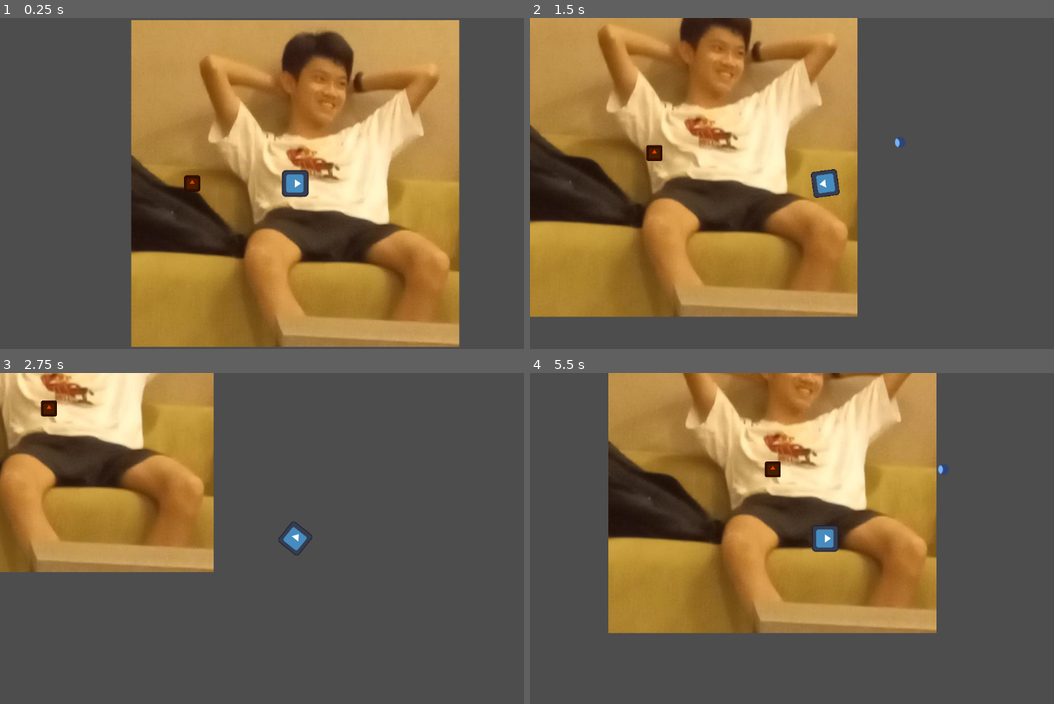
Above: before the commit, frames 1-4 (two rows, left to right).
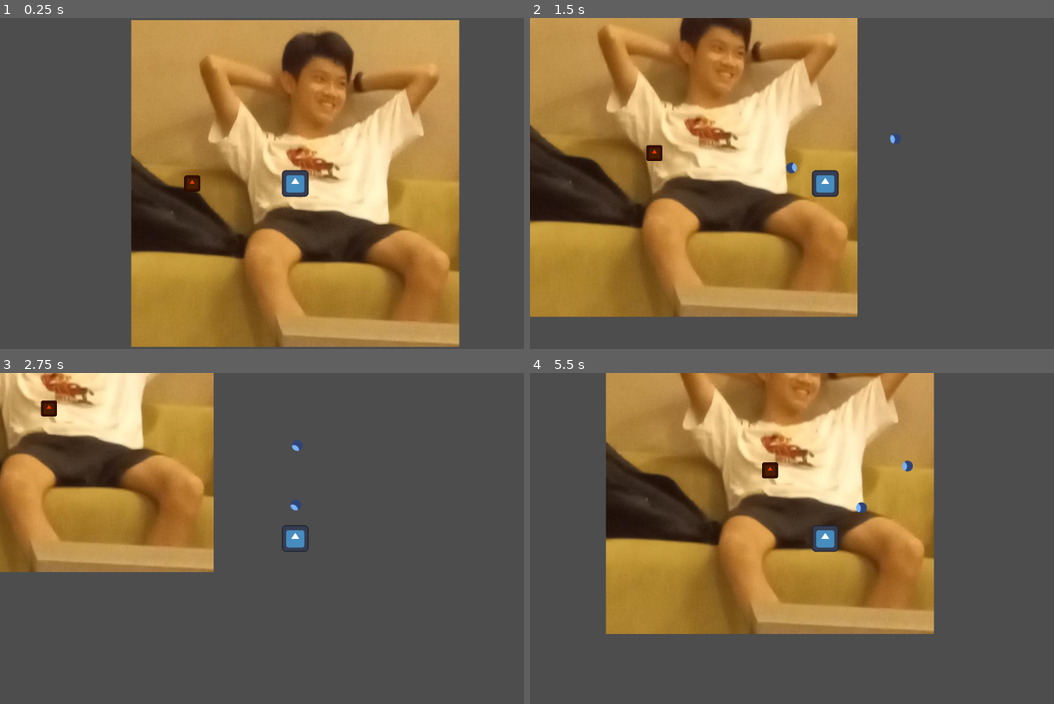
Above: after the commit, the same moments.

Repository: Darr3n2GG/guns
Game: Godot game, scene res://Worlds/movement_test.tscn
The game is run twice, just before and just after one commit, with the same random seed, the same clock (stepped at 60 frames per second) and the same inputs. The project has no main scene, so this scene is started directly. The engine's default icon, where the game draws it, is replaced by a stand-in: a white triangle on a blue panel in a dark square.
Inputs (mouse positions are in pixels of both pictures, inside the frame that each line leads up to):
- Up to frame 1 (0.25 s): no input
- Up to frame 2 (1.5 s): move the mouse to (954, 166) at 0.52 s; press the mouse at (954, 166) at 0.53 s; hold D (move_right) 0.53-1.28 s; move the mouse to (708, 200) at 1.27 s; release the mouse at (708, 200) at 1.28 s; hold S (move_down) from 1.28 s (still down); click (708, 200) at 1.35 s
- Up to frame 3 (2.75 s): move the mouse to (356, 465) at 2.02 s; release S (move_down) at 2.03 s; press the mouse at (356, 465) at 2.03 s; hold D (move_right) from 2.03 s (still down)
- Up to frame 4 (5.5 s): move the mouse to (797, 604) at 2.77 s; release D (move_right) at 2.78 s; release the mouse at (797, 604) at 2.78 s; hold W (move_up) 2.78-3.53 s; click (797, 604) at 2.85 s; move the mouse to (1001, 588) at 3.52 s; press the mouse at (1001, 588) at 3.53 s; hold A (move_left) 3.53-5.03 s; move the mouse to (650, 488) at 4.27 s; release the mouse at (650, 488) at 4.28 s; click (650, 488) at 4.35 s; move the mouse to (854, 538) at 5.02 s; press the mouse at (854, 538) at 5.03 s; hold S (move_down) from 5.03 s (still down)

The runs differ from the first frame. In frame 1, less than 0.1% of the frame differs, in the area x 54-59%, y 47-53%; in frame 2, 0.3%; in frame 3, 0.3%; in frame 4, 4.4%, in the area x 14-80%, y 0-79%.
Error in both runs: Invalid access to property or key 'global_position' on a base object of type 'null instance'. (res://Resources/Global.gd:6)

Commit message:
fixed enemy kb

Diff:
--- a/Characters/Enemy/Enemy.gd
+++ b/Characters/Enemy/Enemy.gd
@@ -6,10 +6,9 @@
 var knockback : Vector2
 
 func _physics_process(delta: float) -> void:
+	direction = global_position.direction_to(Global.player_pos)
 
-	velocity = global_position.direction_to(Global.player_pos) * speed
-
-	direction = velocity.round().sign()
+	velocity = direction * speed
 
 	knockback = knockback.move_toward(Vector2.ZERO, knockback_resistance)
 	velocity += knockback * 10 * delta
--- a/Characters/Player/Gun.gd
+++ b/Characters/Player/Gun.gd
@@ -2,7 +2,8 @@
 
 var projectile : PackedScene = preload("res://Characters/Player/Water Droplet/water_droplet.tscn")
 
-func _input(_event: InputEvent) -> void:
+func _physics_process(_delta: float) -> void:
+	look_at(get_global_mouse_position())
 	if $ShootCooldownTimer.is_stopped() and Input.is_action_pressed("shoot"):
 		shoot()
 
@@ -11,4 +12,5 @@
 	owner.add_child(new_projectile)
 	new_projectile.set_as_top_level(true)
 	new_projectile.transform = global_transform
+	new_projectile.direction = global_position.direction_to(get_global_mouse_position())
 	$ShootCooldownTimer.start()
--- a/Characters/Player/Player.gd
+++ b/Characters/Player/Player.gd
@@ -27,7 +27,6 @@
 	knockback = knockback.move_toward(Vector2.ZERO, knockback_resistance)
 	velocity += knockback * 10 * delta
 
-	look_at(get_global_mouse_position())
 
 	move_and_slide()
 
--- a/Characters/Player/Water Droplet/WaterDroplet.gd
+++ b/Characters/Player/Water Droplet/WaterDroplet.gd
@@ -1,11 +1,13 @@
 extends Sprite2D
 
 var speed = 550.0
+var direction : Vector2
 
 
 func _physics_process(delta: float) -> void:
 	if $Timer.is_stopped() == false:
 		global_position += transform.x * speed * delta
+
 
 func _on_timer_timeout() -> void:
 	queue_free()
--- a/Characters/Player/player.tscn
+++ b/Characters/Player/player.tscn
@@ -24,7 +24,6 @@
 
 [node name="Icon" type="Sprite2D" parent="."]
 position = Vector2(-3.72529e-09, -1.49012e-08)
-rotation = 1.5708
 scale = Vector2(0.4, 0.4)
 texture = ExtResource("2_kuxjn")
 
@@ -45,11 +44,13 @@
 wait_time = 0.5
 one_shot = true
 
-[node name="Muzzle" type="Marker2D" parent="."]
-position = Vector2(50, 0)
+[node name="Gun" type="Node2D" parent="."]
 script = ExtResource("5_qwdnl")
 
-[node name="ShootCooldownTimer" type="Timer" parent="Muzzle"]
+[node name="Muzzle" type="Marker2D" parent="Gun"]
+position = Vector2(75, 0)
+
+[node name="ShootCooldownTimer" type="Timer" parent="Gun"]
 wait_time = 0.25
 one_shot = true
 
